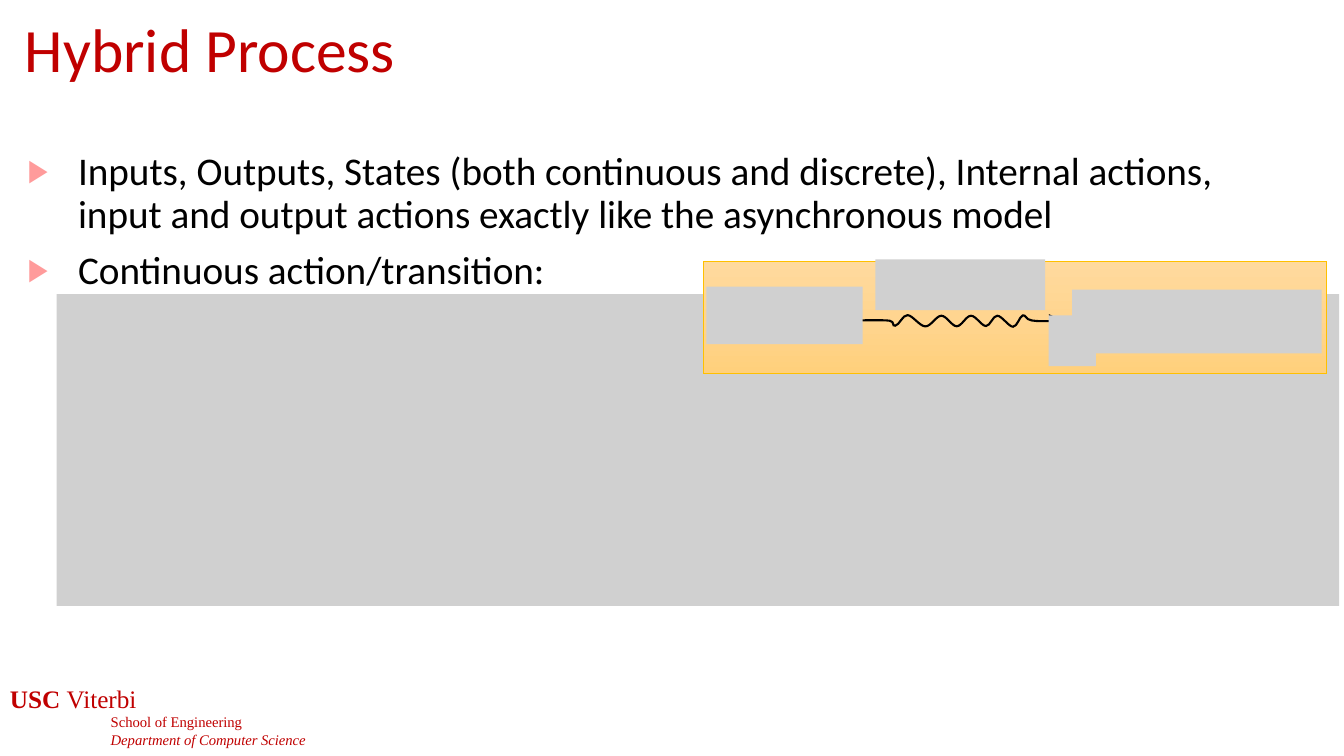
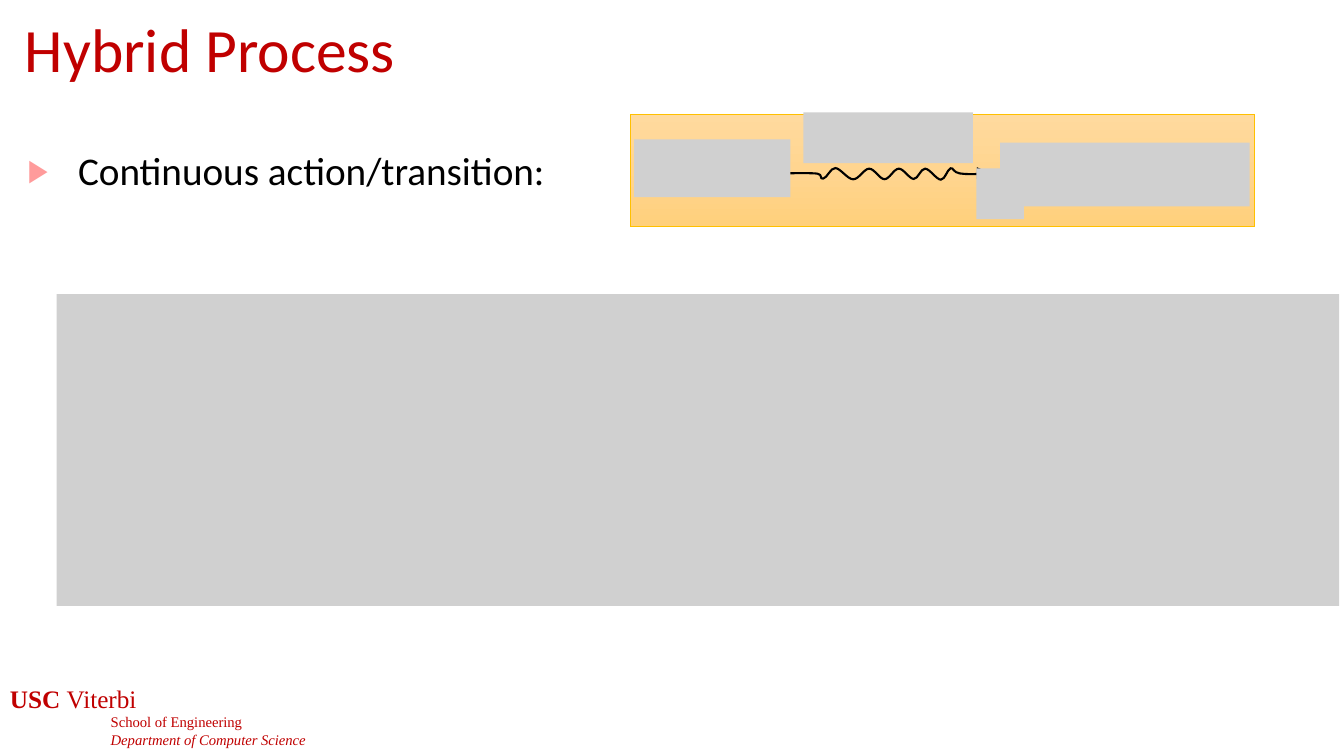
Before and after one commit to jdeshmukh/jdeshmukh.github.io, a slide deck: slide 27 of teaching/cs513-autocps-fall-2024/slides/HybridSystems.pptx. Drawn at 1344x756 pixels with LibreOffice and Linux fonts; fonts in the diff are those of the drawing; grey boxes stand for pictures; background and template pictures are left out. Boxes give left, top, right and bottom in pixels: in the first picture for what was removed or moved away, otherwise in the second. Text is boxed around its words. In the diff, an @@ line names an element or a change of style, - is before the commit and + after.

```diff
--- a/teaching/cs513-autocps-fall-2024/slides/HybridSystems.pptx
+++ b/teaching/cs513-autocps-fall-2024/slides/HybridSystems.pptx
@@ rectangle: place and size @@
-rectangle at <box>703,261,1326,373</box>
+rectangle at <box>631,114,1254,226</box>
@@ picture: place and size @@
-picture at <box>876,259,1046,310</box>
+picture at <box>804,112,973,162</box>
@@ picture: place and size @@
-picture at <box>707,286,863,344</box>
+picture at <box>634,139,790,197</box>
@@ picture: place and size @@
-picture at <box>1073,289,1323,353</box>
+picture at <box>1000,142,1250,206</box>
@@ text at <box>78,156,1212,235</box>: paragraph removed @@
-▶ Inputs, Outputs, States (both continuous and discrete), Internal actions, input and output actions exactly like the asynchronous model
@@ freeform shape: place and size @@
-freeform shape at <box>863,316,1064,328</box>
+freeform shape at <box>790,168,991,180</box>
@@ picture: place and size @@
-picture at <box>1049,316,1096,366</box>
+picture at <box>977,168,1024,219</box>
```
Also in this commit, not shown: 1 other slide changed, 3 other files.
